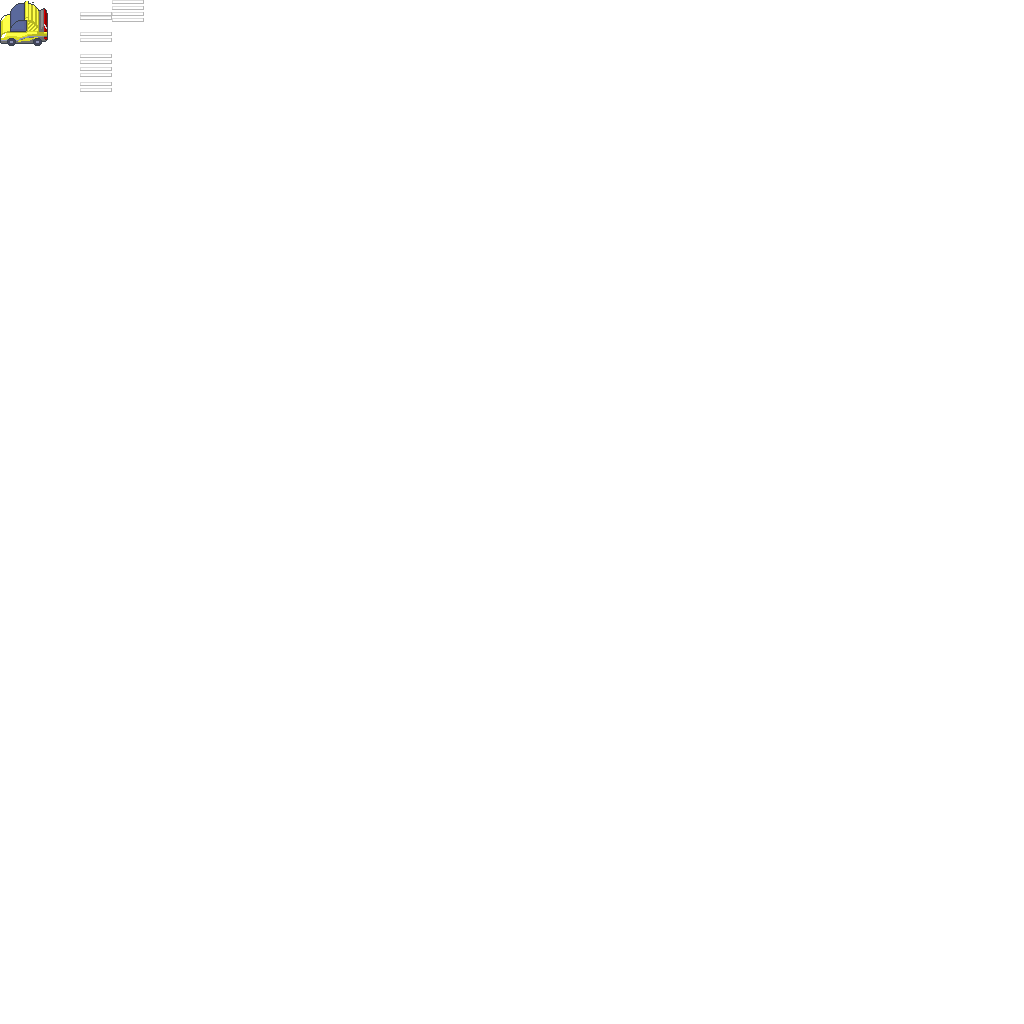
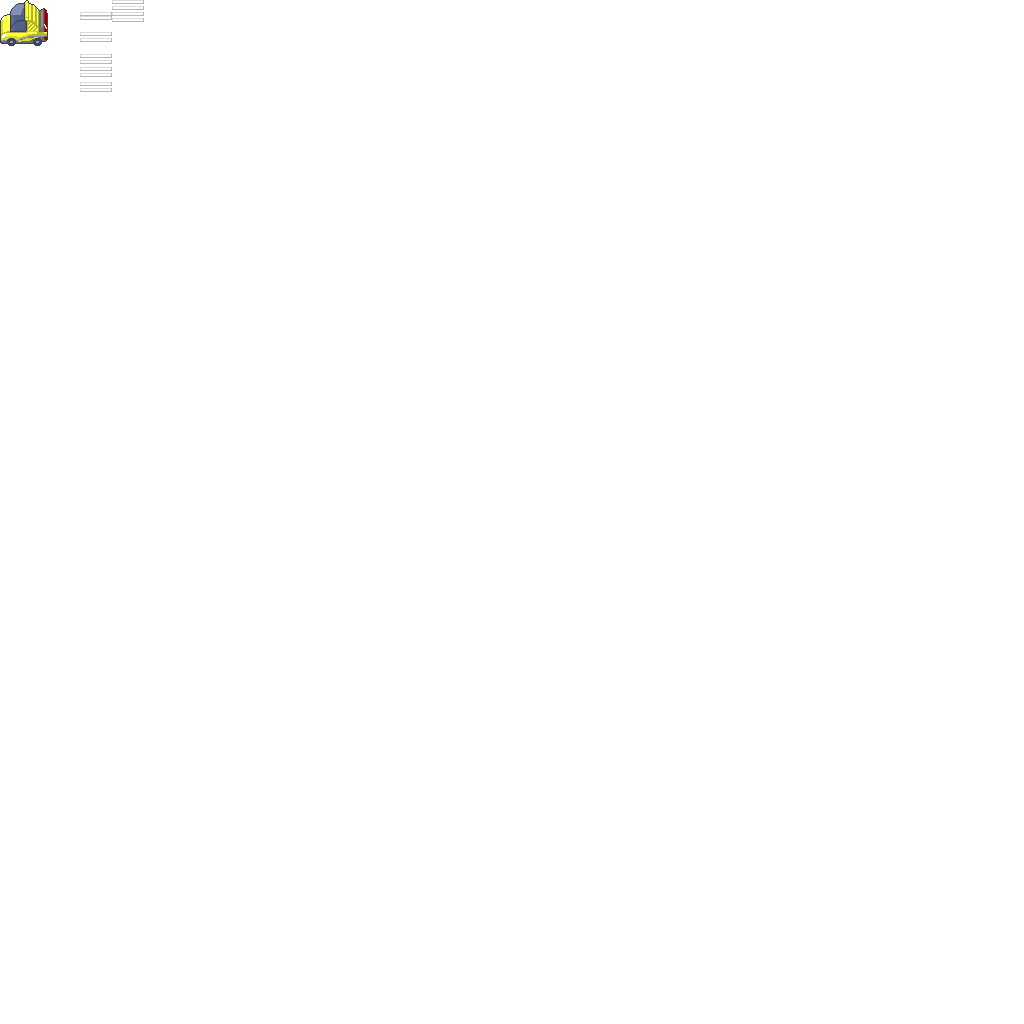
The second 1024×1024 image is a revision of the first. Changes to its layers:
added layer "glass" (75%) above "limbusdev_spritesheet.png" over left=11, top=4, right=26, bottom=31
painted on "limbusdev_spritesheet.png" over left=11, top=0, right=39, bottom=31
